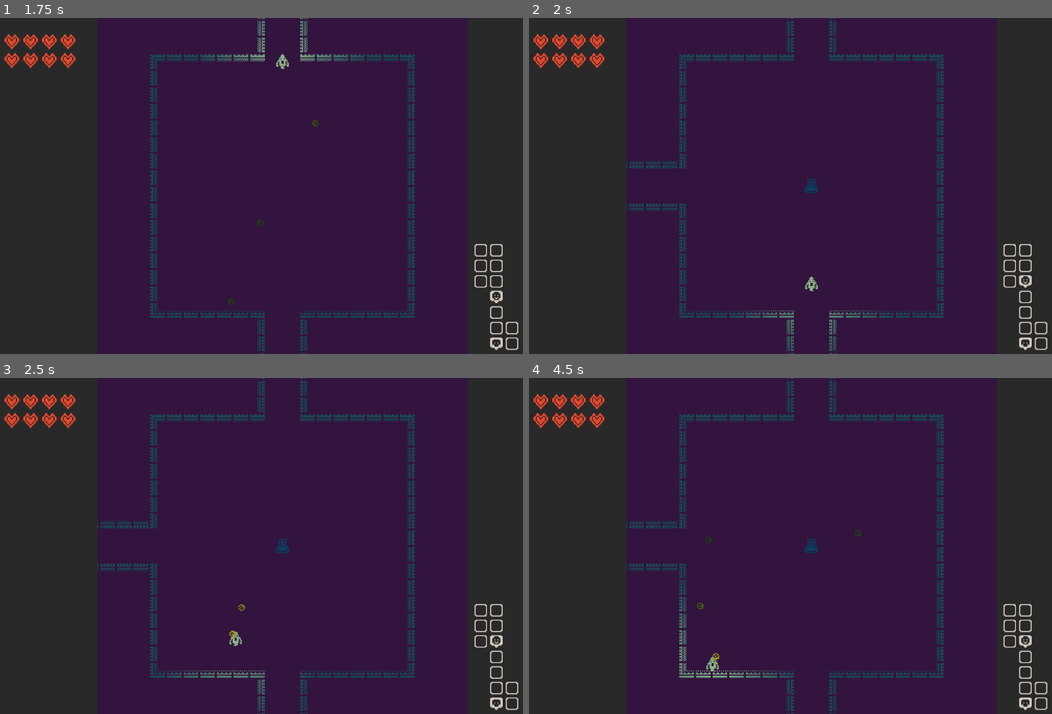
Above: before the commit, frames 1-4 (two rows, left to right).
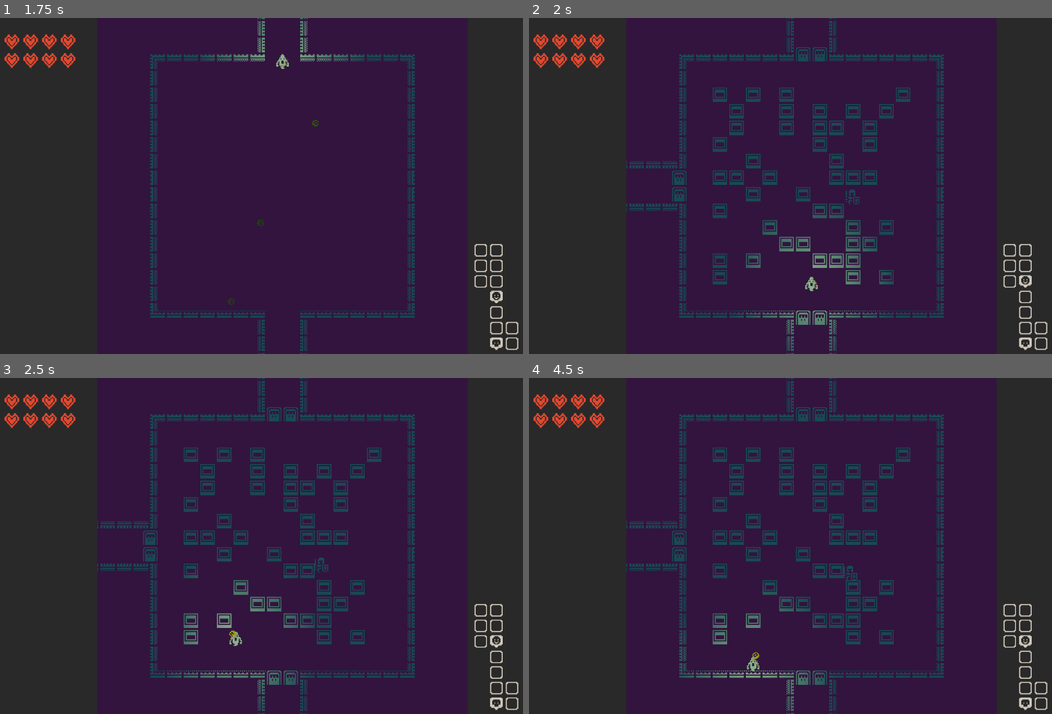
Above: after the commit, the same moments.

Repository: efredericks/gp-roguelite
Game: Godot game, scene res://scenes/main.tscn
Same seed, same stepped clock (60 frames per second), same inputs: the game is played once before the commit and once after it. Sound files missing from this copy of the repository are replaced by a short silence.
Inputs (mouse positions are in pixels of both pictures, inside the frame that each line leads up to):
- Up to frame 1 (1.75 s): tap Enter at 0.5 s; move the mouse to (251, 253) at 0.52 s; press the mouse at (251, 253) at 0.53 s; hold W (move_up) from 0.53 s (still down); tap Space at 1.25 s; move the mouse to (460, 236) at 1.27 s; release the mouse at (460, 236) at 1.28 s; click (460, 236) at 1.35 s
- Up to frame 2 (2 s): keep holding W (move_up)
- Up to frame 3 (2.5 s): move the mouse to (104, 495) at 2.02 s; release W (move_up) at 2.03 s; press the mouse at (104, 495) at 2.03 s; hold A (move_left) from 2.03 s (still down)
- Up to frame 4 (4.5 s): move the mouse to (842, 546) at 2.77 s; release the mouse at (842, 546) at 2.78 s; click (842, 546) at 2.85 s; tap Enter at 3.5 s; move the mouse to (722, 462) at 3.52 s; release A (move_left) at 3.53 s; press the mouse at (722, 462) at 3.53 s; hold S (move_down) 3.53-4.28 s; move the mouse to (942, 529) at 4.27 s; release the mouse at (942, 529) at 4.28 s; hold D (move_right) from 4.28 s (still down); click (942, 529) at 4.35 s

Frame 1 is identical in both runs. In frame 2, 4.2% of the frame differs, in the area x 27-73%, y 8-92%; in frame 3, 4.2%; in frame 4, 4.7%, in the area x 27-73%, y 8-100%.

Commit message:
initial pcg room

Diff:
--- a/scenes/main.tscn
+++ b/scenes/main.tscn
@@ -4,12 +4,8 @@
 [ext_resource type="Script" uid="uid://bw3m55fwxnq6j" path="res://scripts/room_generation.gd" id="1_sugp2"]
 [ext_resource type="Script" uid="uid://c6oqpt7c3e3p2" path="res://scripts/camera_controller.gd" id="2_sugp2"]
 [ext_resource type="PackedScene" uid="uid://bkr5odomb4gac" path="res://scenes/rooms/room_template.tscn" id="2_tefeu"]
-[ext_resource type="PackedScene" uid="uid://bhuae28uj4xu1" path="res://scenes/rooms/room_enemy1.tscn" id="3_o6xl0"]
-[ext_resource type="PackedScene" uid="uid://cj6ptmff5lha8" path="res://scenes/rooms/room_enemy2.tscn" id="4_tipki"]
-[ext_resource type="PackedScene" uid="uid://cjq2k1sndufm7" path="res://scenes/rooms/room_enemy4.tscn" id="5_o6xl0"]
-[ext_resource type="PackedScene" uid="uid://dbyhi0jgarv2n" path="res://scenes/rooms/room_item.tscn" id="6_tipki"]
+[ext_resource type="PackedScene" uid="uid://dxp7g6ngj370n" path="res://scenes/rooms/room_pcg.tscn" id="3_ya4ey"]
 [ext_resource type="PackedScene" uid="uid://b4n2l07xagvlm" path="res://scenes/rooms/room_boss.tscn" id="7_a8y0u"]
-[ext_resource type="PackedScene" uid="uid://yugfn331h76q" path="res://scenes/rooms/room_obstacle.tscn" id="7_jkv2x"]
 [ext_resource type="Texture2D" uid="uid://xeimak4yjnks" path="res://assets/sprites/kenney_1bit_pack/colored-transparent_packed.png" id="9_85g3d"]
 [ext_resource type="Script" uid="uid://tqo0vire5fdf" path="res://scripts/minimap.gd" id="9_choun"]
 [ext_resource type="Script" uid="uid://jv8w1lk2noj3" path="res://scripts/player_health_ui.gd" id="9_eb6dy"]
@@ -31,7 +27,7 @@
 map_size = null
 rooms_to_generate = null
 first_room_scene = ExtResource("2_tefeu")
-room_scenes = Array[PackedScene]([ExtResource("3_o6xl0"), ExtResource("4_tipki"), ExtResource("5_o6xl0"), ExtResource("6_tipki"), ExtResource("7_jkv2x")])
+room_scenes = Array[PackedScene]([ExtResource("3_ya4ey")])
 boss_room = ExtResource("7_a8y0u")
 player = NodePath("../player")
 
--- /dev/null
+++ b/scenes/rooms/room_pcg.tscn
@@ -0,0 +1,6 @@
+[gd_scene format=3 uid="uid://dxp7g6ngj370n"]
+
+[ext_resource type="PackedScene" uid="uid://bkr5odomb4gac" path="res://scenes/rooms/room_template.tscn" id="1_5ty87"]
+
+[node name="room_template" unique_id=2016595394 instance=ExtResource("1_5ty87")]
+is_pcg_room = true
--- a/scripts/room.gd
+++ b/scripts/room.gd
@@ -4,16 +4,75 @@
 
 @export var doors_always_open: bool = false
 @export var is_boss_room: bool = false
+@export var is_pcg_room: bool = false
+@export var max_pcg_enemies: int = 6
 
 @onready var entrance_north: RoomEntrance = $Entrance_North
 @onready var entrance_south: RoomEntrance = $Entrance_South
 @onready var entrance_east: RoomEntrance = $Entrance_East
 @onready var entrance_west: RoomEntrance = $Entrance_West
 
+@onready var obstacle: PackedScene = preload("res://scenes/obstacles/obstacle.tscn")
+@onready var enemy: PackedScene = preload("res://scenes/enemies/enemy.tscn")
+
 var enemies_in_room: int
+
+# cell slots
+var num_cells: int = 14
+var room_grid: Array[String] = []
+var tile_size: int = 16
 
 func _ready() -> void:
 	GlobalSignals.OnDefeatEnemy.connect(_on_enemy_defeated)
+
+	# place things
+	if is_pcg_room:
+		for x in range(num_cells):
+			for y in range(num_cells):
+				var ch = " "
+
+				# leave a border
+				if x > 0 and x < num_cells-1 and y > 0 and y < num_cells-1:
+					if (randf() > 0.7):
+						ch = "#"
+				room_grid.append(ch)
+
+
+
+		var num_enemies = randi_range(0, max_pcg_enemies)
+		for e in range(num_enemies):
+			var timeout = 100
+			while timeout > 0:
+				var idx = randi_range(0, num_cells-1)
+				var idy = randi_range(0, num_cells-1)
+				if room_grid[idx + idy * num_cells] == " ":
+					room_grid[idx + idy * num_cells] = "e"
+					break
+
+				timeout -= 1
+
+		var half_map_size: int = (num_cells * tile_size) / 2
+		for x in range(0,num_cells):
+			for y in range(0,num_cells):
+				var _x: int = (x * tile_size) - half_map_size + (tile_size / 2)
+				var _y: int = (y * tile_size) - half_map_size + (tile_size / 2)
+				if room_grid[x + y * num_cells] == "#":
+					var o = obstacle.instantiate()
+					o.global_position = Vector2(_x, _y)
+					add_child(o)
+				elif room_grid[x + y * num_cells] == "e":
+					var e = enemy.instantiate()
+					e.global_position = Vector2(_x, _y)
+					add_child(e)
+
+
+		# for i in randi_range(1, 10):
+		# 	var x = randi_range(-120, 120)
+		# 	var y = randi_range(-120, 120)
+		# 	var o = obstacle.instantiate()
+		# 	o.global_position = Vector2(x, y)
+		# 	add_child.call_deferred(o)
+
 	for child in get_children():
 		if child is Enemy:
 			enemies_in_room += 1
